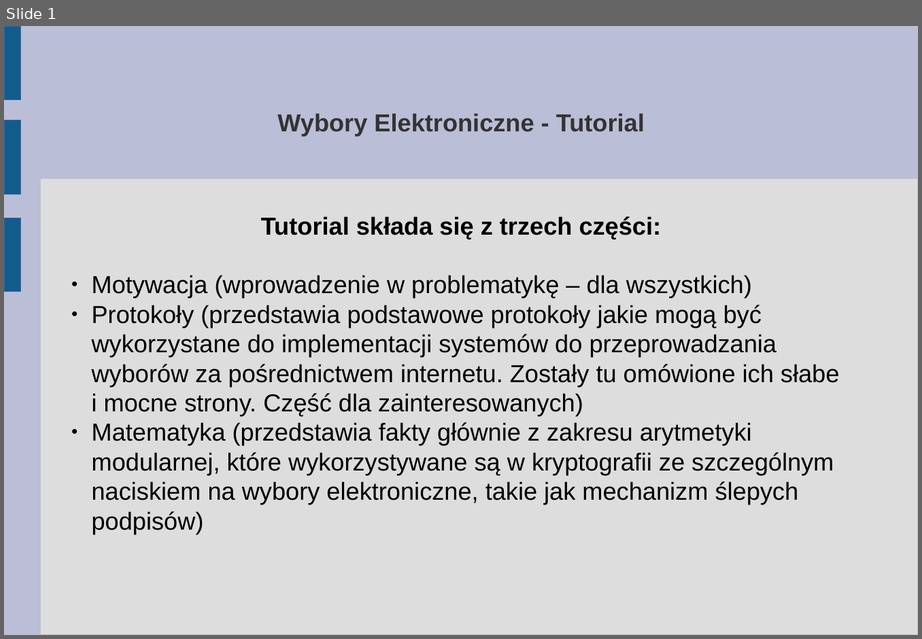
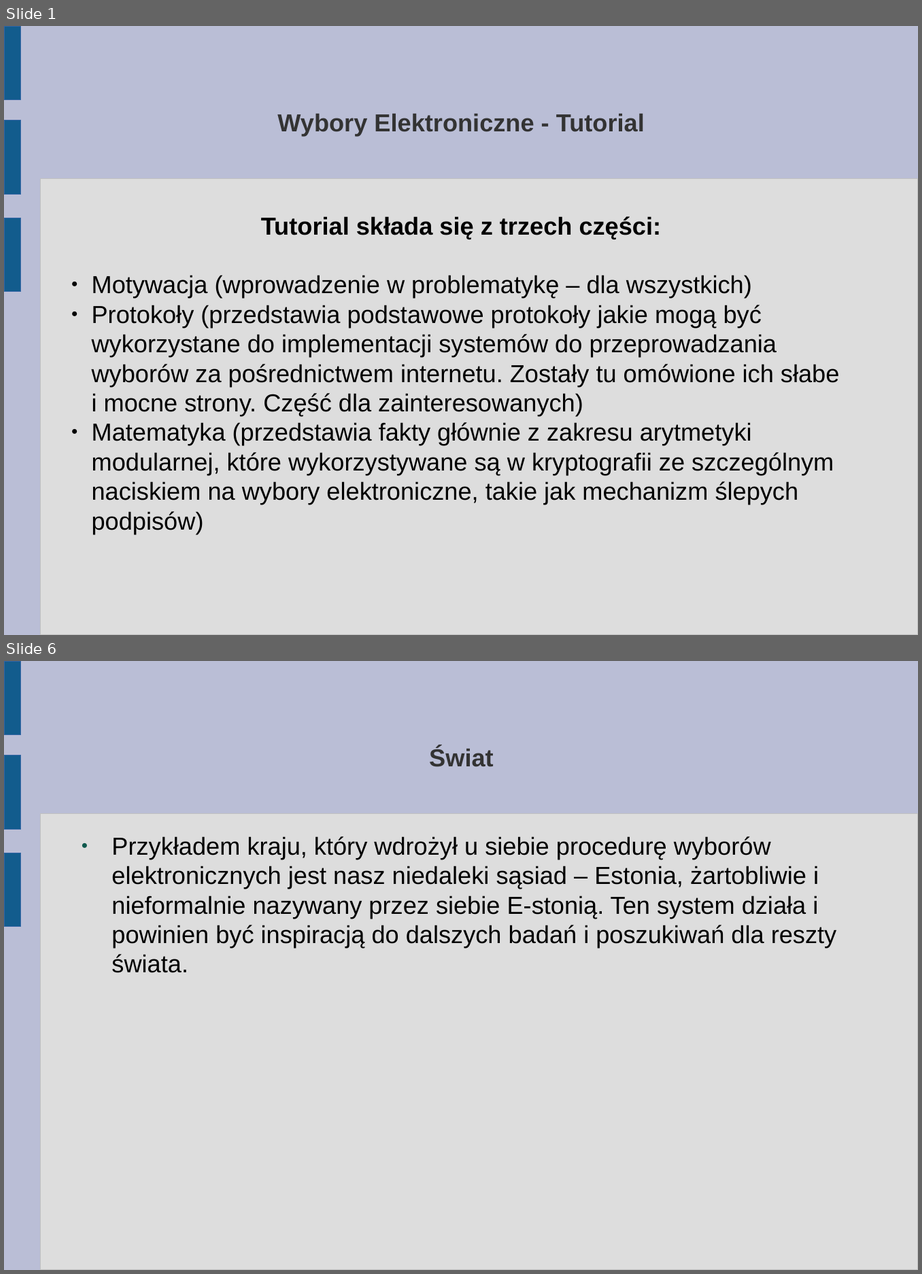
Before and after one commit to abhay123lp/internetvotingsystem, a slide deck: Tutorial/1. Motywacja (dla kazdego).odp. Shown one above the other, each under a label of ours: slide 1 before the commit, slides 1 and 6 after it; the slides between them are not shown. The pictures are 922x639 and 922x1274 pixels, drawn with LibreOffice and Linux fonts; fonts in the diff are those of the drawing. Boxes give left, top, right and bottom in pixels: in the first picture for what was removed or moved away, otherwise in the second. Text is boxed around its words. In the diff, an @@ line names an element or a change of style, - is before the commit and + after.

Commit message:
"Felietony" - USA, Polska, Estonia - dodane

```diff
--- a/Tutorial/1. Motywacja (dla kazdego).odp
+++ b/Tutorial/1. Motywacja (dla kazdego).odp
@@ slide 6 added at [4,661,918,1270], background #BABED6; not listed: 4 template elements that a slide beside it also shows @@
@@ title added at [429,747,493,767], 20.6 pt, text #333333, bold @@
+Świat
@@ text added at [111,836,837,973], 20.6 pt, text #000000 @@
+● Przykładem kraju, który wdrożył u siebie procedurę wyborów elektronicznych jest nasz niedaleki sąsiad – Estonia, żartobliwie i nieformalnie nazywany przez siebie E-stonią. Ten system działa i powinien być inspiracją do dalszych badań i poszukiwań dla reszty świata.
```
Also in this commit, not shown: 1 slide changed, 2 other slides added, 1 slide removed.
